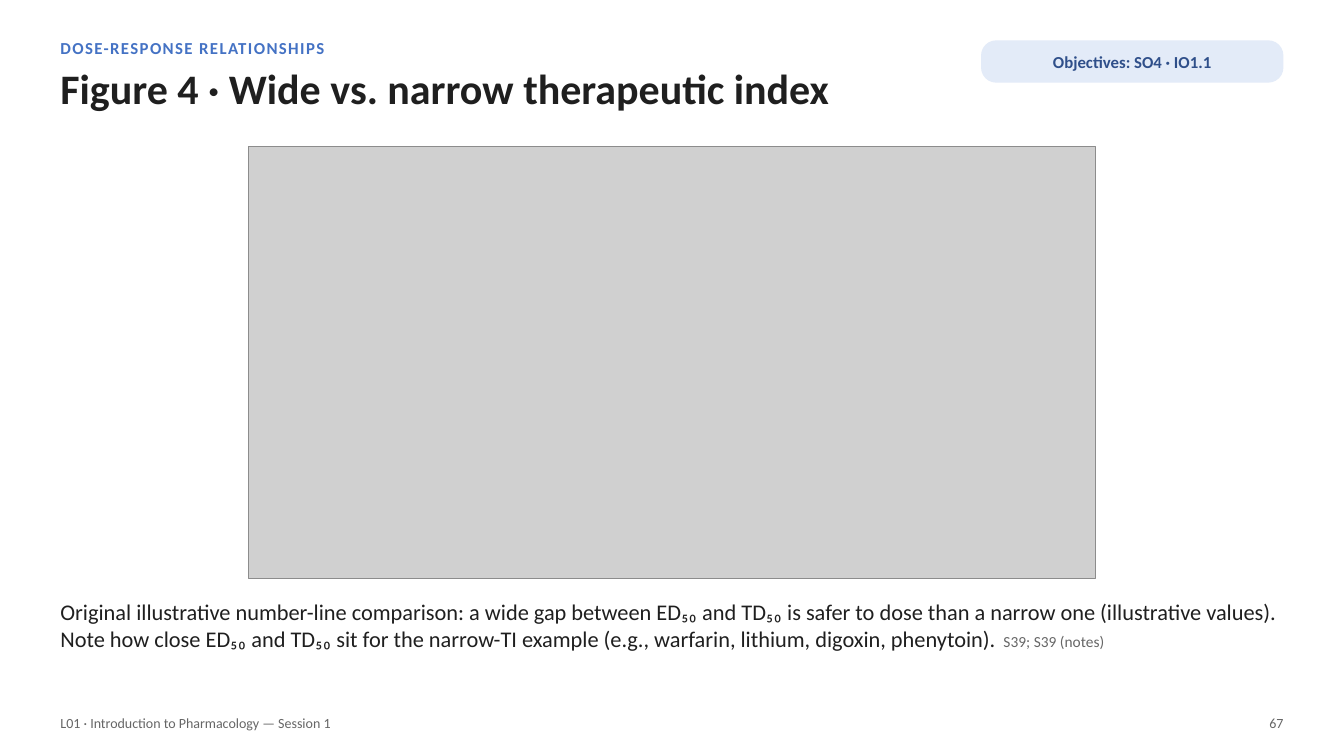
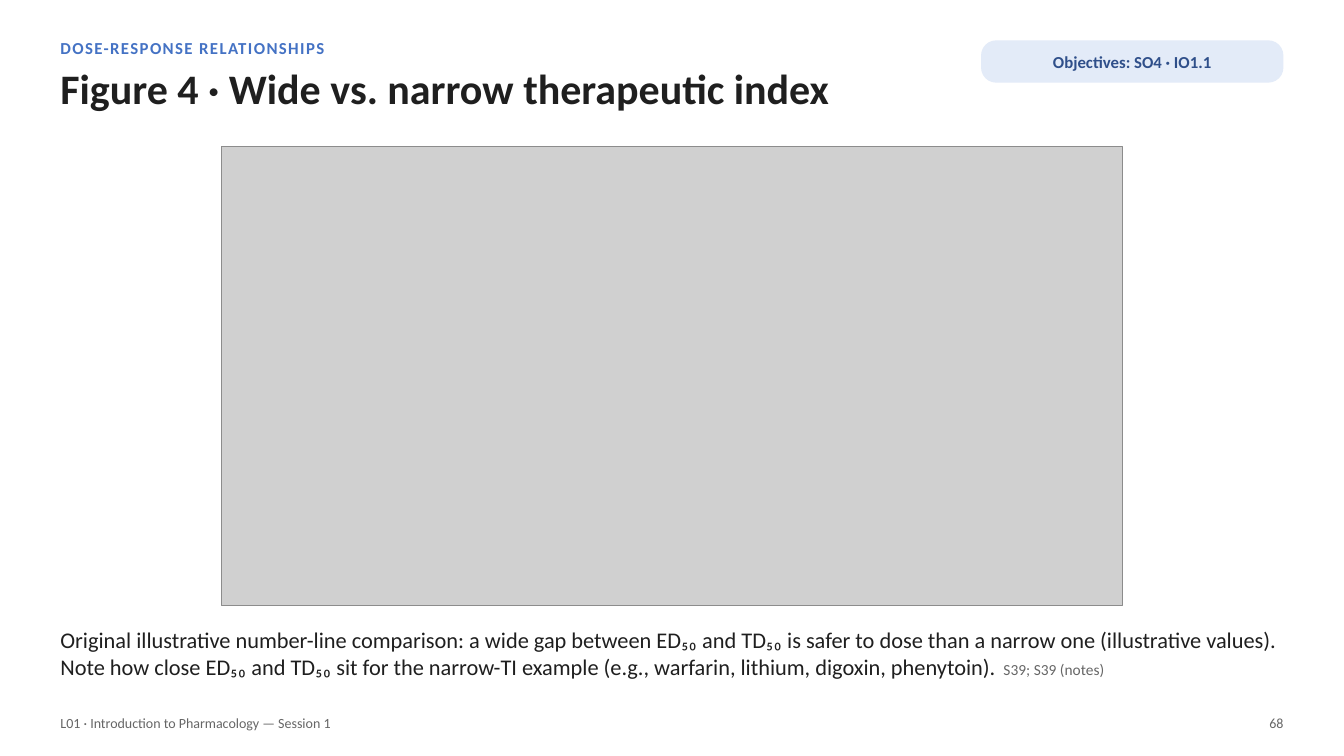
Before and after one commit to bishwokrit/DPAS-Pharm, a slide deck: slide 68 of outputs/L01/L01_Unit_1_Introduction_to_Pharmacology_Session_1_study_deck.pptx (slide 67 before the commit). Drawn at 1344x756 pixels with LibreOffice and Linux fonts; fonts in the diff are those of the drawing; grey boxes stand for pictures. Boxes give left, top, right and bottom in pixels: in the first picture for what was removed or moved away, otherwise in the second. Text is boxed around its words. In the diff, an @@ line names an element or a change of style, - is before the commit and + after.

```diff
--- a/outputs/L01/L01_Unit_1_Introduction_to_Pharmacology_Session_1_study_deck.pptx
+++ b/outputs/L01/L01_Unit_1_Introduction_to_Pharmacology_Session_1_study_deck.pptx
@@ picture: place and size @@
-picture at [248, 146, 1096, 579]
+picture at [222, 146, 1123, 606]
@@ text "Original illustrative number-line comparison: a ...": place and size @@
-text "Original illustrative number-line comparison: a ..." at [60, 604, 1276, 651]
+text "Original illustrative number-line comparison: a ..." at [60, 632, 1276, 679]
@@ text at [1269, 718, 1283, 728]: text changed @@
-67
+68
```
Also in this commit, not shown: 97 other slides changed, 1 slide added, 8 other files.
